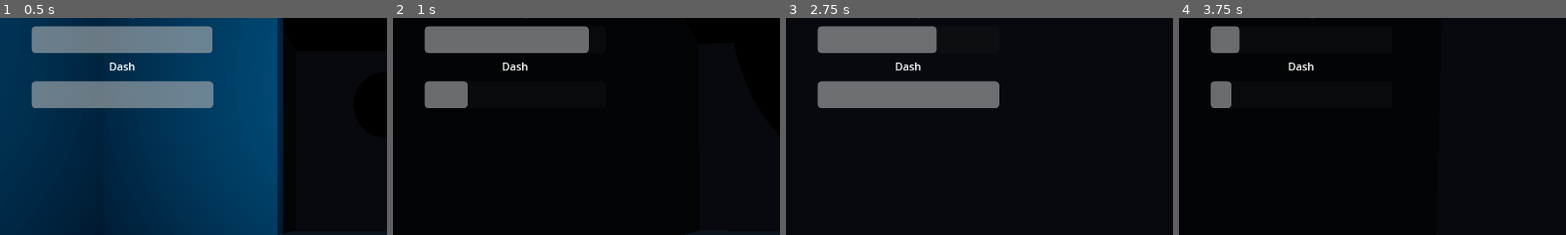
Above: before the commit, frames 1-4 (left to right).
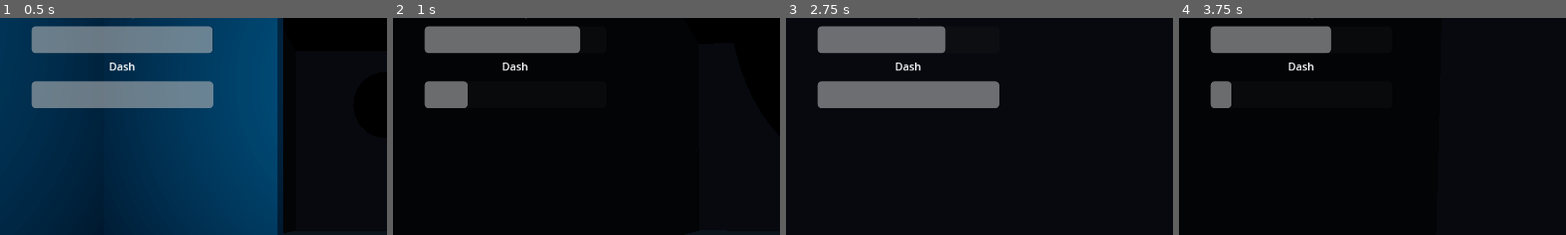
Above: after the commit, the same moments.

Repository: OmarCompiled/Stuck_NULL_BYTES
Game: Godot game, scene res://world.tscn
The game is run twice, just before and just after one commit, with the same random seed, the same clock (stepped at 60 frames per second) and the same inputs.
Inputs (mouse positions are % of the whole screen's width and height, from its top left):
- Up to frame 1 (0.5 s): no input
- Up to frame 2 (1 s): tap Enter (ui_accept) at 0.5, 0.77 s; move the mouse to (49, 52) at 0.52 s; hold W (MoveForward) from 0.53 s (still down); hold E (Dash) from 0.53 s (still down)
- Up to frame 3 (2.75 s): keep holding W (MoveForward); move the mouse to (57, 51) at 1.27 s; release E (Dash) at 1.28 s; click (57, 51) at 1.35 s; tap Enter (ui_accept) at 1.52 s; move the mouse to (42, 49) at 2.02 s; hold Shift (Sprint) from 2.03 s (still down)
- Up to frame 4 (3.75 s): move the mouse to (51, 50) at 2.77 s; release W (MoveForward) at 2.78 s; release Shift (Sprint) at 2.78 s; hold A (MoveLeft) 2.78-3.53 s; tap N at 2.85 s; tap Enter (ui_accept) at 3.02 s; move the mouse to (46, 48) at 3.52 s; hold W (MoveForward) from 3.53 s (still down); hold E (Dash) from 3.53 s (still down)
The pictures show only the part of the screen within x 0-50%, y 5-55%; the shares and areas given below are measured in that part.

Frame 1 is identical in both runs. In frame 2, 0.3% of the frame differs, in the area x 47-51%, y 3-17%; in frame 3, 0.3%; in frame 4, 3.0%, in the area x 14-40%, y 3-17%.

Commit message:
refactor: move collision detection to player

Diff:
--- a/godot/player.gd
+++ b/godot/player.gd
@@ -136,6 +136,12 @@
 
 	move_and_slide()
 
+	for index in get_slide_collision_count():
+		var collision := get_slide_collision(index)
+		var body := collision.get_collider()
+		if body.name == "Shadow":
+			take_damage(body.DMG)
+
 func take_damage(damage: float):
 	sanity = max(0, sanity - damage)
 	sanity_bar.value = sanity
--- a/godot/shadow.gd
+++ b/godot/shadow.gd
@@ -43,13 +43,6 @@
 	move_and_slide()
 	look_at(player.global_transform.origin, Vector3.UP)
 
-	for index in get_slide_collision_count():
-		var collision := get_slide_collision(index)
-		var body := collision.get_collider()
-		if body and body.is_in_group("Player"):
-			body.take_damage(DMG)
-
-
 func take_damage(damage: float):
 	health = max(0, health - damage)
 	_spawn_particles()
